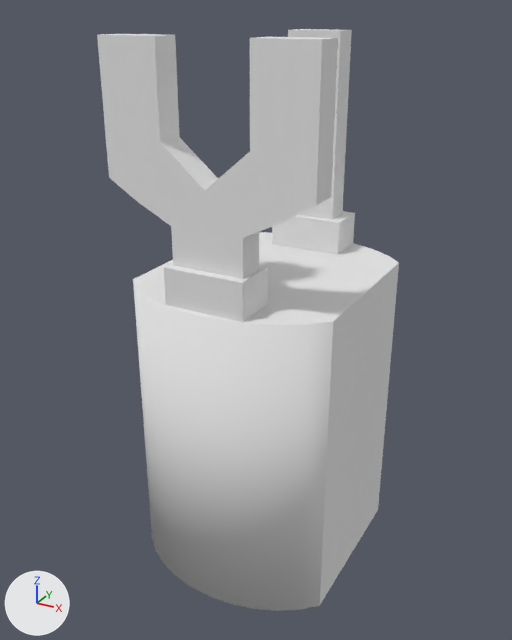
The Blender file data/actuators/gripper.blend, before and after one commit.
Rendered twice from a camera (50 mm lens) standing at (0.0887, -0.1698, 0.1285) and looking at (-0.0032, -0.0026, 0.0449). Lighting does not change. The marker at lower left points along +X, +Y and +Z.

The first picture shows 'Gripper', 'finger1', 'finger2'.
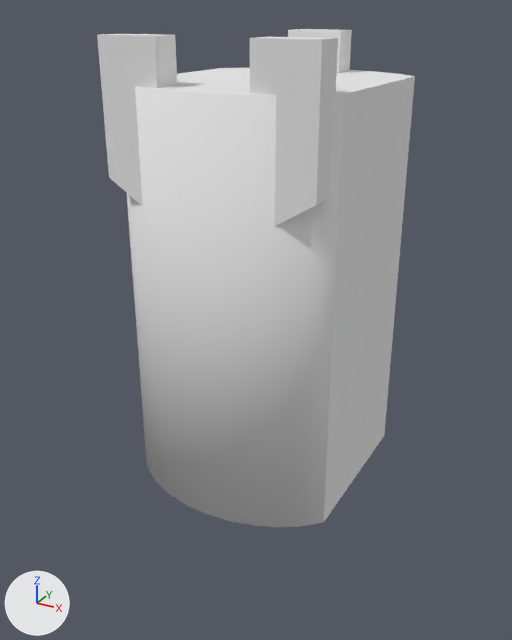
Commit message: Fixed dimensions of the gripper

Pixel boxes (x1, y1, x2, y2) of what changed, in the pictures (512 x 640 px):
'Gripper', moved, rescaled (8% wider, 21% taller)
    before: (133, 232, 399, 611)
    after: (127, 68, 415, 527)
'finger2', moved
    before: (97, 34, 338, 322)
    after: (97, 34, 338, 225)
'finger1', moved
    before: (272, 29, 355, 255)
    after: (288, 29, 352, 73)

What the commit changed:
Object 'Gripper' (ob_gripper) moves from (0.0, 0.0, 0.0) to (0.0, 0.0, 0.0374).
Object 'Gripper' (ob_gripper) is rescaled from (1.0, 1.0, 1.0) to (1.0, 1.0, 1.24).
In object 'finger1' (ob_finger1), matrix_parent_inverse is now set to Matrix(((1.0, 0.0, 0.0, 0.0), (0.0, 1.0, 0.0, 0.0), (0.0, 0.0, 0.804, -0.03), (0.0, 0.0, 0.0, 1.0))).
In object 'finger2' (ob_finger2), matrix_parent_inverse is now set to Matrix(((1.0, 0.0, 0.0, 0.0), (0.0, 1.0, 0.0, 0.0), (0.0, 0.0, 0.804, -0.03), (0.0, 0.0, 0.0, 1.0))).
